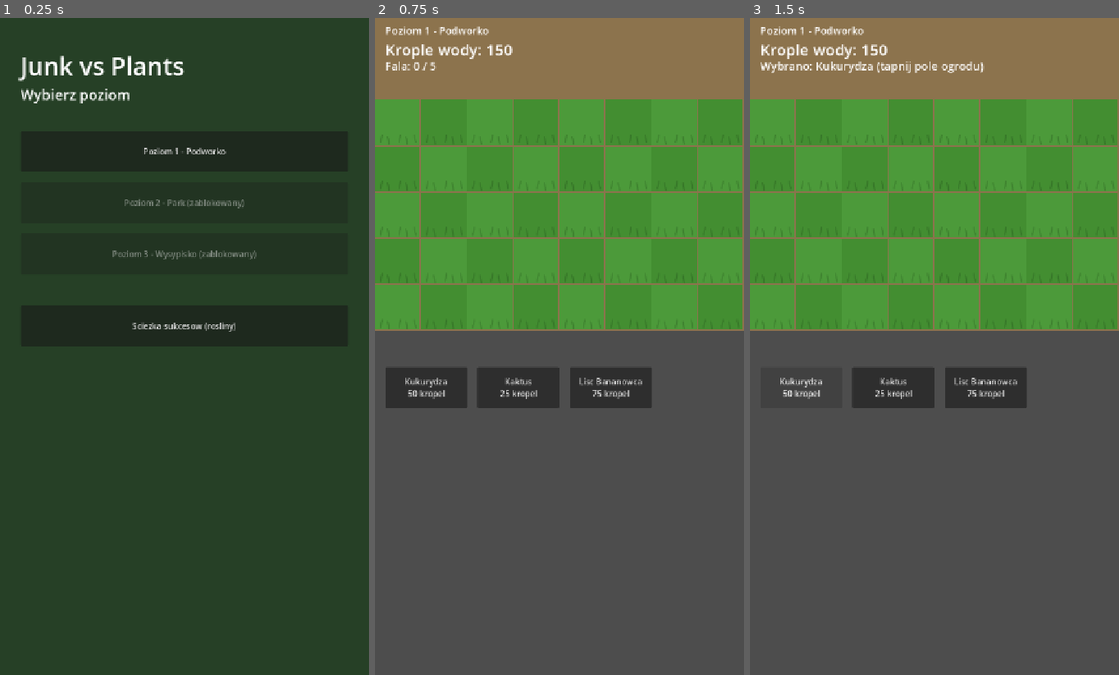
Above: before the commit, frames 1-3 (left to right).
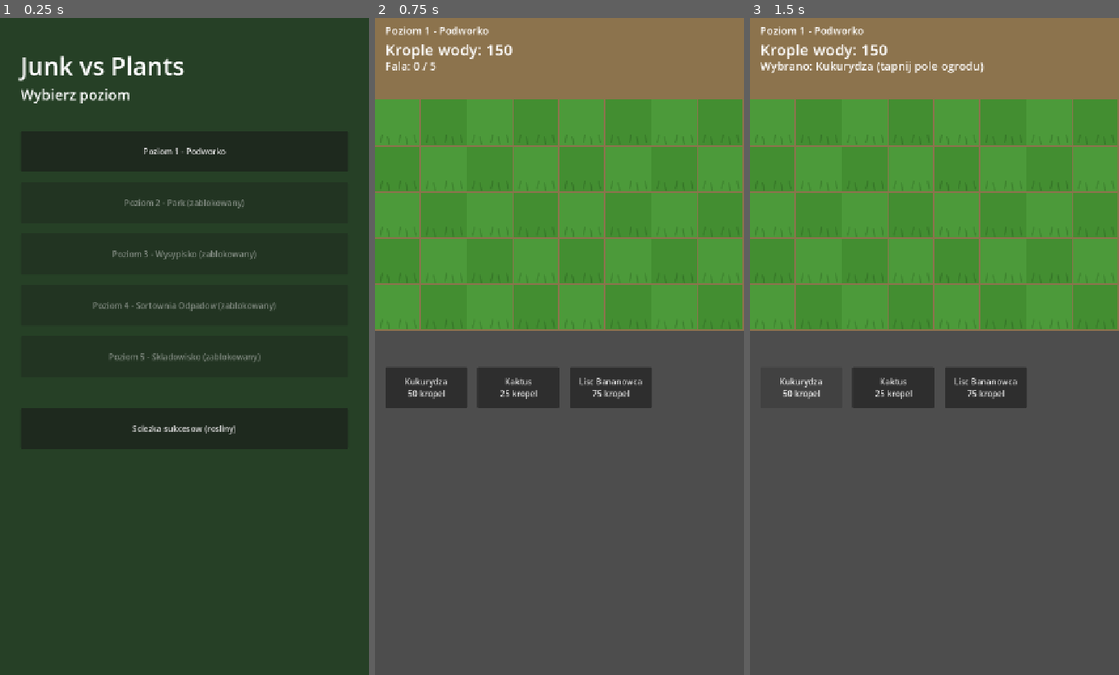
Above: after the commit, the same moments.

Repository: JeanPaulSzefler/education-games
Game: Godot game, scene res://scenes/LevelSelect.tscn
Same seed, same stepped clock (60 frames per second), same inputs: the game is played once before the commit and once after it.
Inputs:
- Up to frame 1 (0.25 s): no input
- Up to frame 2 (0.75 s): click "Poziom 1 - Podworko" at 0.5 s
- Up to frame 3 (1.5 s): click "Kukurydza 50 kropel" at 1.25 s

The runs differ from the first frame. In frame 1, 0.8% of the frame differs, in the area x 25-75%, y 43-64%; in frame 2, nothing differs; in frame 3, nothing differs.

Commit message:
Add difficulty scaling (slower cactus, blocked tiles) on new levels 4-5, bigger water-drop tap area
Co-Authored-By: Claude Sonnet 5 <noreply@anthropic.com>

Diff:
--- a/junk-vs-plants/scripts/game_state.gd
+++ b/junk-vs-plants/scripts/game_state.gd
@@ -1,10 +1,10 @@
 extends Node
 
 const SAVE_PATH := "user://savegame.json"
-const LEVEL_COUNT := 3
+const LEVEL_COUNT := 5
 
 var current_level_index := 0
-var unlocked_levels := [true, false, false]
+var unlocked_levels := [true, false, false, false, false]
 
 # Rosliny juz zaimplementowane w grze - wszystkie dostepne od poczatku.
 # Kolejne (locked) sloty na sciezce sukcesow beda dodawane w przyszlych aktualizacjach.
--- a/junk-vs-plants/scripts/level_select.gd
+++ b/junk-vs-plants/scripts/level_select.gd
@@ -1,6 +1,9 @@
 extends Control
 
-const LEVEL_NAMES := ["Poziom 1 - Podworko", "Poziom 2 - Park", "Poziom 3 - Wysypisko"]
+const LEVEL_NAMES := [
+	"Poziom 1 - Podworko", "Poziom 2 - Park", "Poziom 3 - Wysypisko",
+	"Poziom 4 - Sortownia Odpadow", "Poziom 5 - Skladowisko",
+]
 
 func _ready() -> void:
 	var bg := ColorRect.new()
--- a/junk-vs-plants/scripts/main.gd
+++ b/junk-vs-plants/scripts/main.gd
@@ -20,6 +20,11 @@
 
 const HEALTH_BAR_HIDE_DELAY := 2.0
 const HEALTH_BAR_HEIGHT := 6
+
+# Kropla wody: wizualny rozmiar ikony vs wieksze (niewidoczne) pole reagujace
+# na tapniecie, zeby latwiej bylo ja zlapac.
+const WATER_DROP_VISUAL_SIZE := 44
+const WATER_DROP_TAP_SIZE := 88
 
 # --- Levels: kazdy poziom to lista fal, kazda fala to lista {type, row} ---
 # Fale mieszaja pojedynczych szkodnikow z wiekszymi grupami, ostatnia fala
@@ -55,6 +60,31 @@
 			[{"type": 2, "row": 0}, {"type": 0, "row": 0}, {"type": 1, "row": 1}, {"type": 2, "row": 2}, {"type": 1, "row": 2}, {"type": 0, "row": 3}, {"type": 2, "row": 3}, {"type": 1, "row": 4}, {"type": 2, "row": 4}],
 		],
 	},
+	{
+		# Pierwsze utrudnienie: kaktus produkuje wode wolniej (mnoznik odstepu).
+		"name": "Poziom 4 - Sortownia Odpadow",
+		"cactus_water_multiplier": 1.6,
+		"waves": [
+			[{"type": 2, "row": 2}],
+			[{"type": 0, "row": 0}, {"type": 1, "row": 4}],
+			[{"type": 1, "row": 1}, {"type": 1, "row": 2}, {"type": 1, "row": 3}],
+			[{"type": 2, "row": 1}, {"type": 2, "row": 3}],
+			[{"type": 0, "row": 0}, {"type": 2, "row": 0}, {"type": 1, "row": 1}, {"type": 0, "row": 1}, {"type": 2, "row": 2}, {"type": 1, "row": 3}, {"type": 0, "row": 3}, {"type": 2, "row": 4}, {"type": 1, "row": 4}],
+		],
+	},
+	{
+		# Drugie utrudnienie: dodatkowo pola na planszy, na ktorych nie mozna sadzic.
+		"name": "Poziom 5 - Skladowisko",
+		"cactus_water_multiplier": 2.0,
+		"blocked_tiles": [[4, 1], [4, 3], [2, 2]],
+		"waves": [
+			[{"type": 2, "row": 2}, {"type": 2, "row": 0}],
+			[{"type": 0, "row": 1}, {"type": 1, "row": 1}, {"type": 0, "row": 3}, {"type": 1, "row": 3}],
+			[{"type": 2, "row": 1}, {"type": 2, "row": 2}, {"type": 2, "row": 3}],
+			[{"type": 1, "row": 0}, {"type": 1, "row": 1}, {"type": 1, "row": 2}, {"type": 1, "row": 3}, {"type": 1, "row": 4}],
+			[{"type": 2, "row": 0}, {"type": 0, "row": 0}, {"type": 1, "row": 0}, {"type": 2, "row": 1}, {"type": 0, "row": 1}, {"type": 2, "row": 2}, {"type": 1, "row": 2}, {"type": 0, "row": 2}, {"type": 2, "row": 3}, {"type": 0, "row": 3}, {"type": 1, "row": 3}, {"type": 2, "row": 4}, {"type": 1, "row": 4}],
+		],
+	},
 ]
 
 var PLANT_TYPES: Array
@@ -68,6 +98,7 @@
 var water := 150
 
 var grid_occupancy := []
+var blocked_cells := {}
 var plants := []
 var enemies := []
 var projectiles := []
@@ -85,10 +116,20 @@
 	waves = LEVELS[GameState.current_level_index]["waves"]
 	between_waves_timer = 3.0
 	_setup_grid_occupancy()
+	_setup_blocked_cells()
 	_build_background()
 	_build_grid_visual()
 	_build_hud()
 	_build_plant_bar()
+
+func _current_level() -> Dictionary:
+	return LEVELS[GameState.current_level_index]
+
+func _cactus_water_multiplier() -> float:
+	return _current_level().get("cactus_water_multiplier", 1.0)
+
+func _cell_key(col: int, row: int) -> String:
+	return "%d_%d" % [col, row]
 
 func _setup_grid_occupancy() -> void:
 	grid_occupancy.clear()
@@ -97,6 +138,11 @@
 		for r in range(ROWS):
 			col_arr.append(null)
 		grid_occupancy.append(col_arr)
+
+func _setup_blocked_cells() -> void:
+	blocked_cells.clear()
+	for pos in _current_level().get("blocked_tiles", []):
+		blocked_cells[_cell_key(pos[0], pos[1])] = true
 
 func _build_background() -> void:
 	var bg := ColorRect.new()
@@ -118,6 +164,13 @@
 			tile.size = Vector2(CELL - 2, CELL - 2)
 			tile.mouse_filter = Control.MOUSE_FILTER_STOP
 			tile.gui_input.connect(_on_tile_gui_input.bind(c, r))
+			if blocked_cells.has(_cell_key(c, r)):
+				tile.modulate = tile.modulate.darkened(0.45)
+				var blocked_overlay := ColorRect.new()
+				blocked_overlay.color = Color(0.5, 0.1, 0.1, 0.4)
+				blocked_overlay.size = Vector2(CELL - 2, CELL - 2)
+				blocked_overlay.mouse_filter = Control.MOUSE_FILTER_IGNORE
+				tile.add_child(blocked_overlay)
 			add_child(tile)
 
 func _build_hud() -> void:
@@ -180,6 +233,9 @@
 	if selected_plant_type < 0:
 		message_label.text = "Wybierz roslin z paska ponizej"
 		return
+	if blocked_cells.has(_cell_key(col, row)):
+		message_label.text = "Na tym polu nie mozna sadzic"
+		return
 	if grid_occupancy[col][row] != null:
 		message_label.text = "To pole jest zajete"
 		return
@@ -194,7 +250,8 @@
 	var bar := _add_health_bar(node, CELL - 16)
 	var plant := {
 		"node": node, "hp": pt["hp"], "max_hp": pt["hp"], "col": col, "row": row,
-		"type_idx": selected_plant_type, "atk_timer": 0.0, "gen_timer": pt.get("water_interval", 0.0),
+		"type_idx": selected_plant_type, "atk_timer": 0.0,
+		"gen_timer": pt.get("water_interval", 0.0) * _cactus_water_multiplier(),
 		"bar": bar, "hurt_timer": HEALTH_BAR_HIDE_DELAY + 1.0,
 	}
 	plants.append(plant)
@@ -275,7 +332,7 @@
 			"generator":
 				plant["gen_timer"] -= delta
 				if plant["gen_timer"] <= 0.0:
-					plant["gen_timer"] = pt["water_interval"]
+					plant["gen_timer"] = pt["water_interval"] * _cactus_water_multiplier()
 					_spawn_water_drop(plant["node"].position, pt["water_value"])
 			_:
 				pass
@@ -361,12 +418,21 @@
 
 # --- Krople wody: pojawiaja sie z Kaktusa, uciekaja w gore, zbierane tapnieciem ---
 func _spawn_water_drop(origin: Vector2, value: int) -> void:
-	var node := _make_sprite(WATER_DROP_TEXTURE, 44)
-	node.position = origin + Vector2(CELL / 2 - 22, -10)
-	node.mouse_filter = Control.MOUSE_FILTER_STOP
-	add_child(node)
-	var drop := {"node": node, "vx": randf_range(-10.0, 10.0), "vy": randf_range(24.0, 40.0), "life": 6.0, "value": value}
-	node.gui_input.connect(_on_water_drop_gui_input.bind(drop))
+	# hit_area to wieksze, niewidoczne pole reagujace na tapniecie; visual to
+	# mniejsza ikonka kropli wysrodkowana wewnatrz niego.
+	var hit_area := Control.new()
+	hit_area.size = Vector2(WATER_DROP_TAP_SIZE, WATER_DROP_TAP_SIZE)
+	var visual_offset := (WATER_DROP_TAP_SIZE - WATER_DROP_VISUAL_SIZE) / 2
+	hit_area.position = origin + Vector2(CELL / 2 - WATER_DROP_TAP_SIZE / 2, -10 - visual_offset)
+	hit_area.mouse_filter = Control.MOUSE_FILTER_STOP
+	add_child(hit_area)
+
+	var visual := _make_sprite(WATER_DROP_TEXTURE, WATER_DROP_VISUAL_SIZE)
+	visual.position = Vector2(visual_offset, visual_offset)
+	hit_area.add_child(visual)
+
+	var drop := {"node": hit_area, "vx": randf_range(-10.0, 10.0), "vy": randf_range(24.0, 40.0), "life": 6.0, "value": value}
+	hit_area.gui_input.connect(_on_water_drop_gui_input.bind(drop))
 	water_drops.append(drop)
 
 func _on_water_drop_gui_input(event: InputEvent, drop: Dictionary) -> void:
Not shown, changed: junk-vs-plants/README.md
